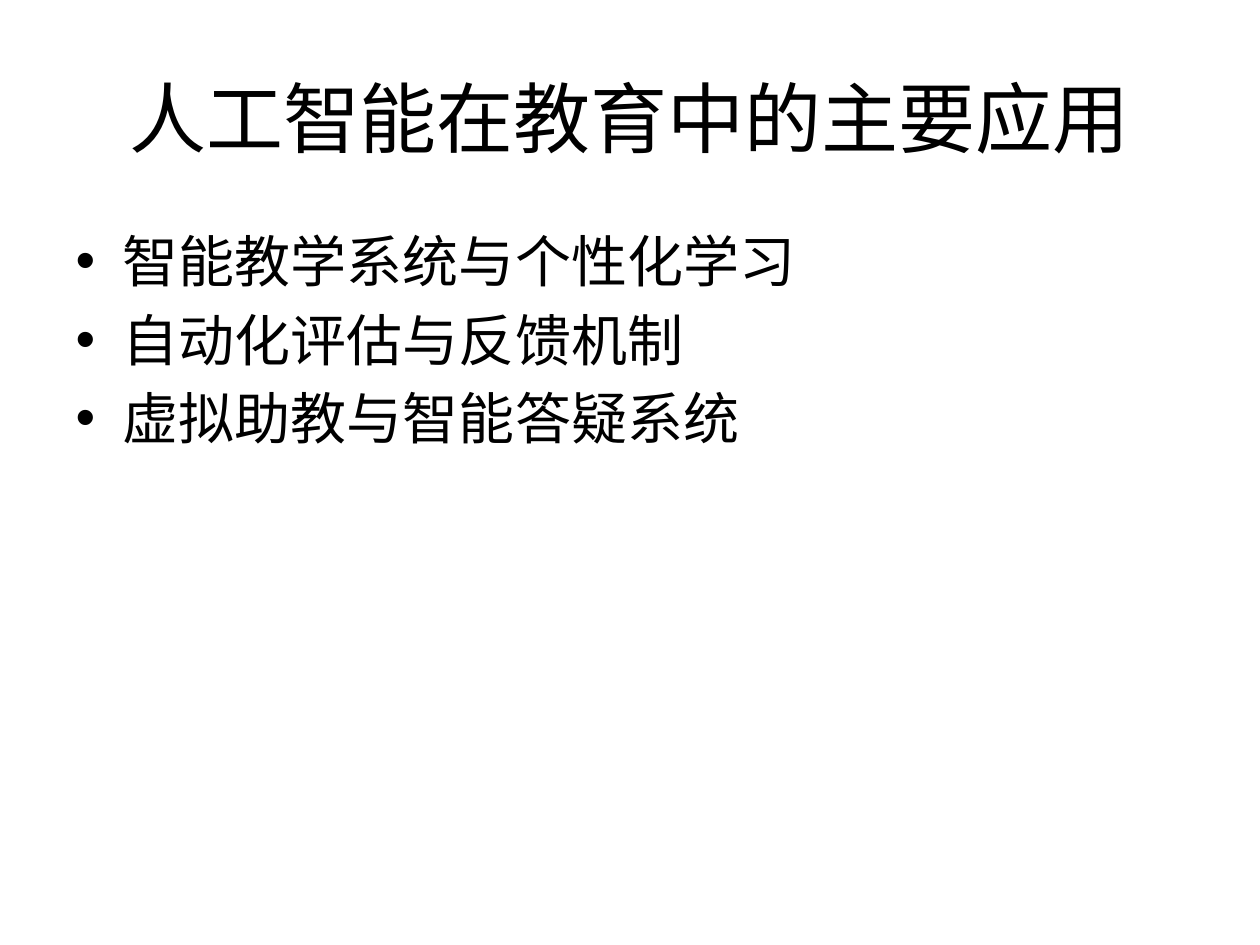
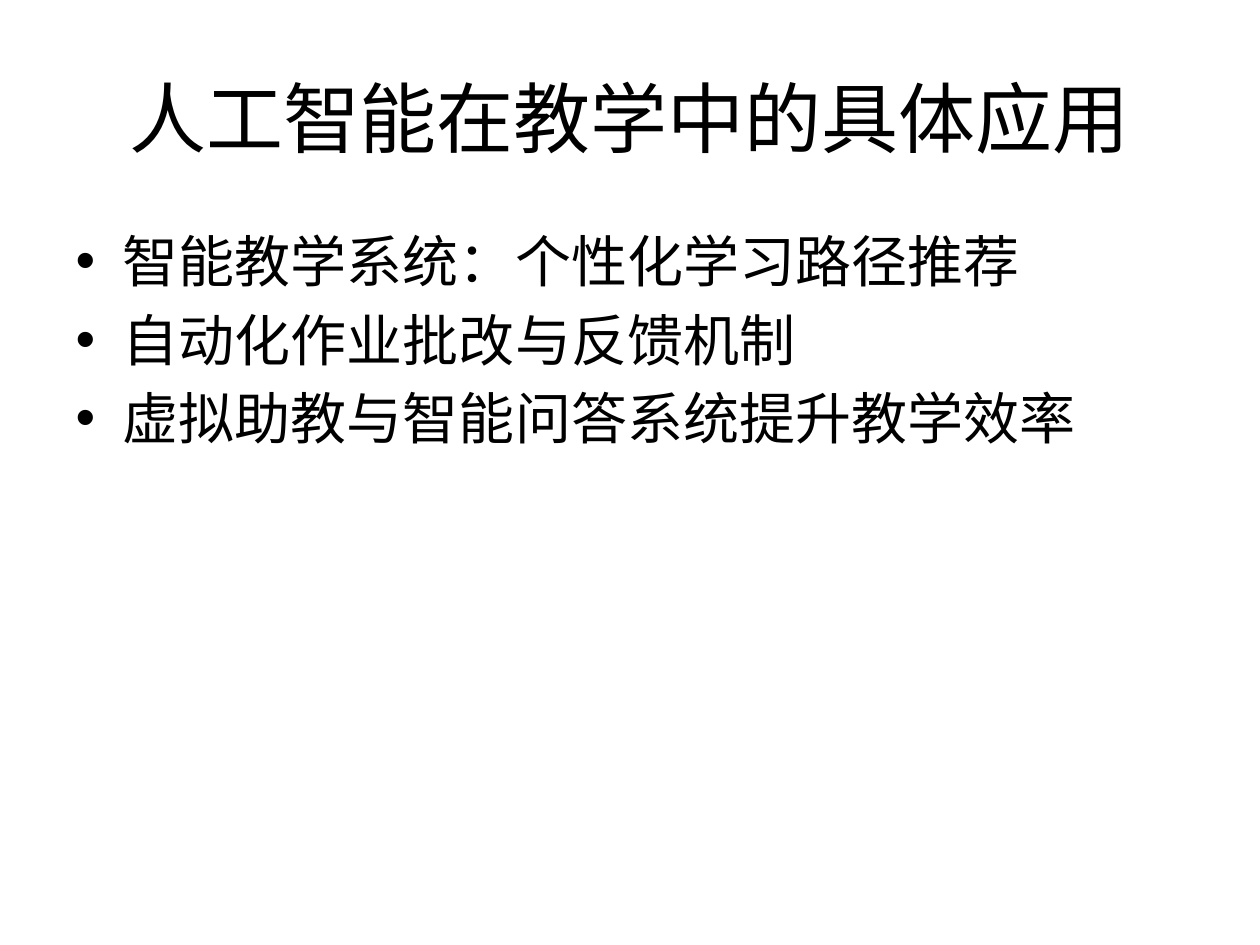
Before and after one commit to Arcadia-Nova/multi_modal_teaching_agent, a slide deck: slide 3 of app/static/exports/人工智能教育应用_AI_PPT.pptx. Drawn at 1260x945 pixels with LibreOffice and Linux fonts; fonts in the diff are those of the drawing. Boxes give left, top, right and bottom in pixels: in the first picture for what was removed or moved away, otherwise in the second. Text is boxed around its words. In the diff, an @@ line names an element or a change of style, - is before the commit and + after.

```diff
--- a/app/static/exports/人工智能教育应用_AI_PPT.pptx
+++ b/app/static/exports/人工智能教育应用_AI_PPT.pptx
@@ title at (x1=129, y1=81, x2=1130, y2=154): text changed @@
-人工智能在教育中的主要应用
+人工智能在教学中的具体应用
@@ text at (x1=123, y1=234, x2=1075, y2=444): text changed @@
-• 智能教学系统与个性化学习
-• 自动化评估与反馈机制
-• 虚拟助教与智能答疑系统
+• 智能教学系统：个性化学习路径推荐
+• 自动化作业批改与反馈机制
+• 虚拟助教与智能问答系统提升教学效率
```
Also in this commit, not shown: 2 other slides changed, 9 other files.
